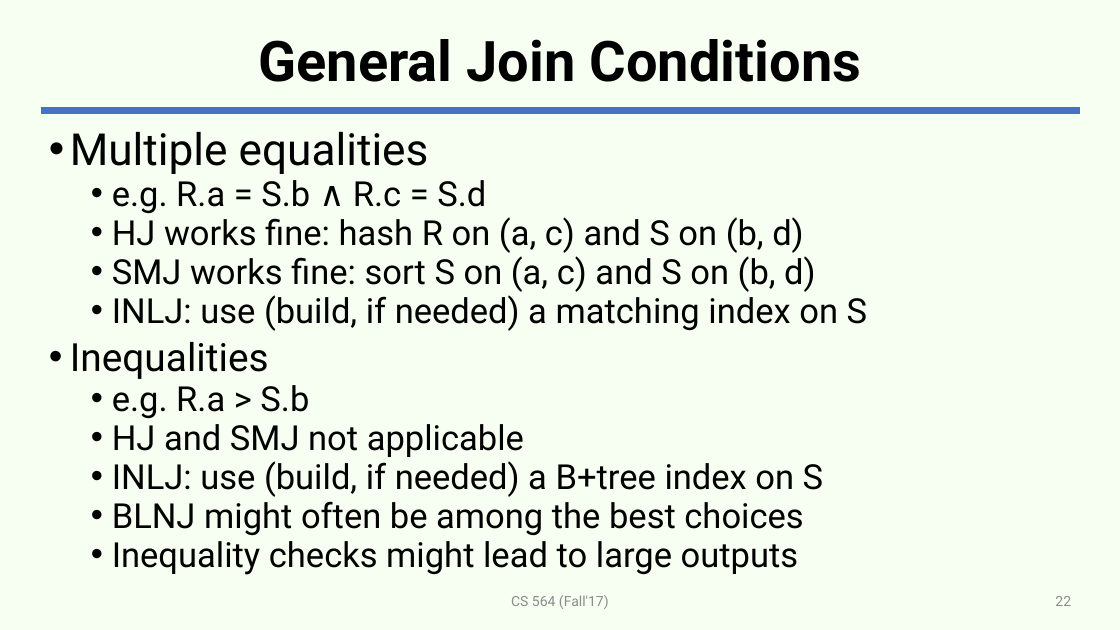
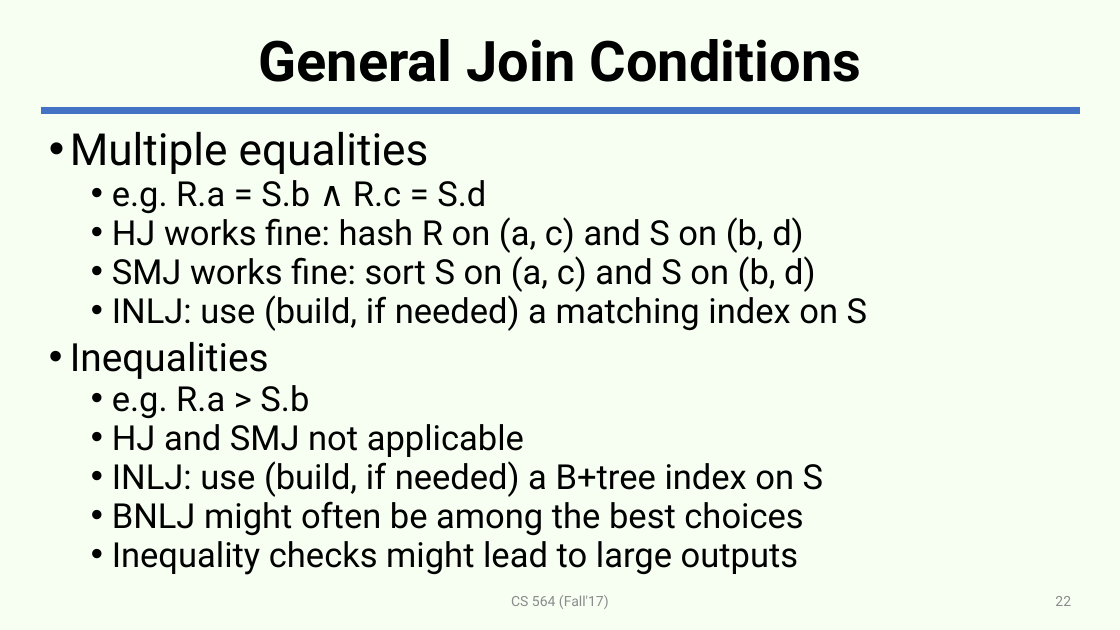
Before and after one commit to adelaneh/adelaneh.github.io, a slide deck: slide 22 of cs564_fall17/slides/lecture22-rel-ops.pptx. Drawn at 1120x630 pixels with LibreOffice and Linux fonts; fonts in the diff are those of the drawing. Boxes give left, top, right and bottom in pixels: in the first picture for what was removed or moved away, otherwise in the second. Text is boxed around its words. In the diff, an @@ line names an element or a change of style, - is before the commit and + after.

```diff
--- a/cs564_fall17/slides/lecture22-rel-ops.pptx
+++ b/cs564_fall17/slides/lecture22-rel-ops.pptx
@@ text at [112,496,803,536]: text changed @@
-  • BLNJ might often be among the best choices
+  • BNLJ might often be among the best choices
```
Also in this commit, not shown: 1 other slide changed.
